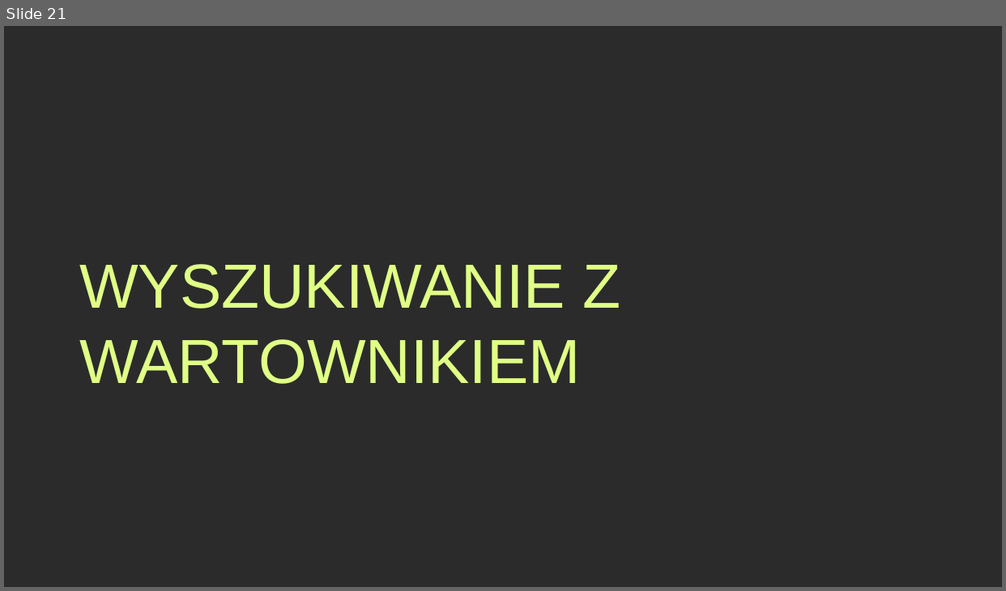
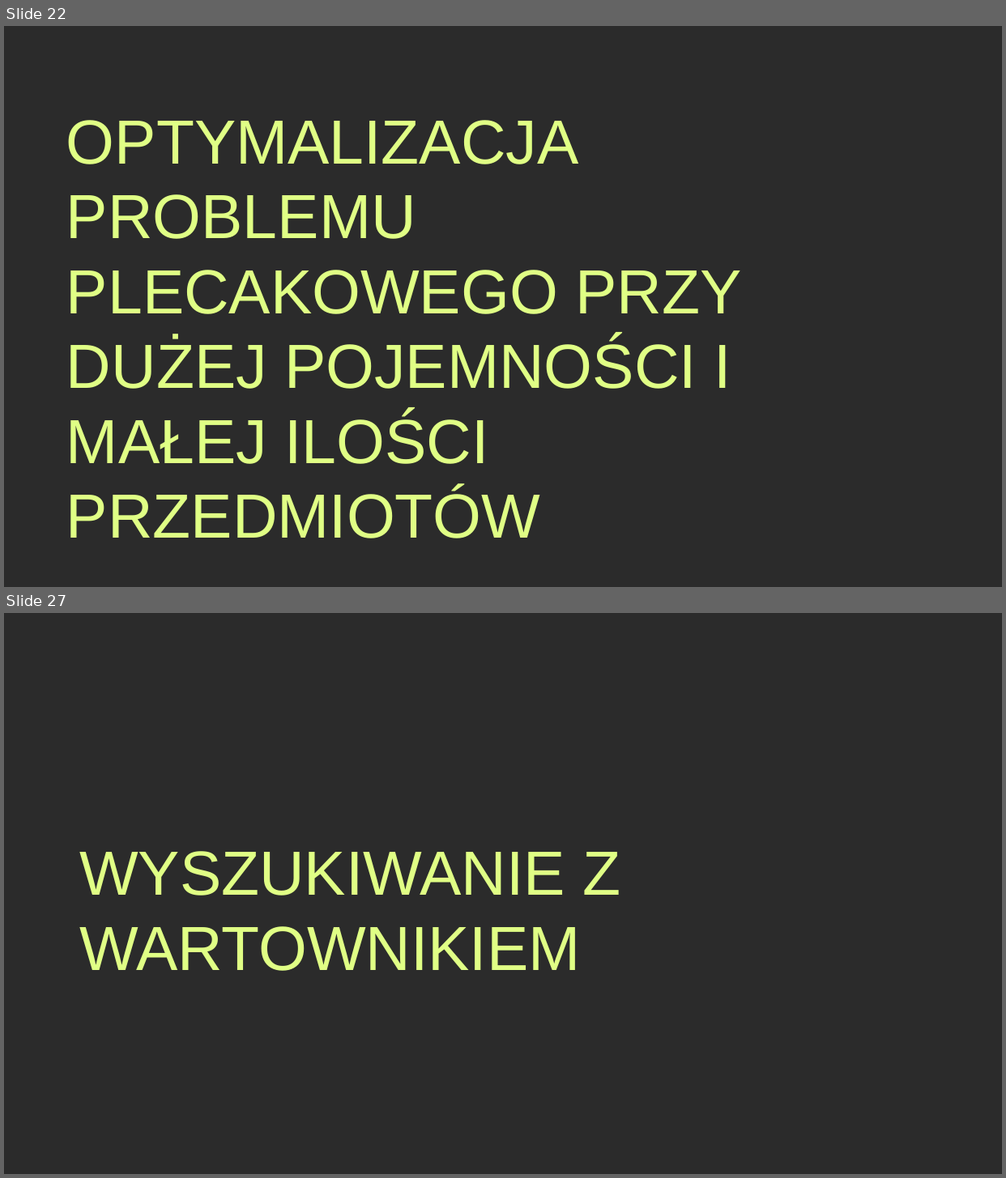
Before and after one commit to Wid-mo/prezentacja, a slide deck: Algorytm plecakowy.pptx. Shown one above the other, each under a label of ours: slide 21 before the commit, slides 22 and 27 after it; the slides between them are not shown. The pictures are 1006x591 and 1006x1178 pixels, drawn with LibreOffice and Linux fonts; fonts in the diff are those of the drawing; background and template pictures are left out; a plain dark background stands for a picture behind light text. Boxes give left, top, right and bottom in pixels: in the first picture for what was removed or moved away, otherwise in the second. Text is boxed around its words. In the diff, an @@ line names an element or a change of style, - is before the commit and + after.

```diff
--- a/Algorytm plecakowy.pptx
+++ b/Algorytm plecakowy.pptx
@@ slide 22 added at (4, 26, 1002, 587), background picture (left out) @@
@@ title added at (66, 194, 741, 539), 60 pt, text #E0FF85 @@
+OPTYMALIZACJA PROBLEMU PLECAKOWEGO PRZY DUŻEJ POJEMNOŚCI I MAŁEJ ILOŚCI PRZEDMIOTÓW
@@ what was slide 21 is now slide 27 @@
```
Also in this commit, not shown: 1 slide changed, 5 other slides added.
